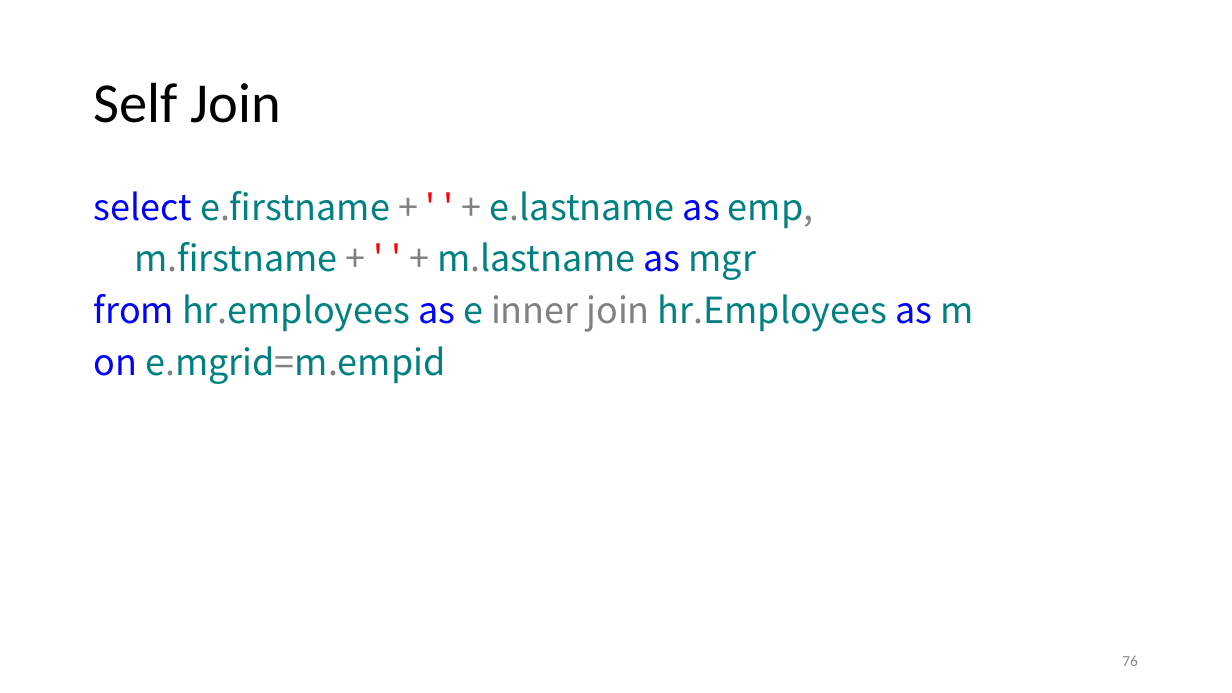
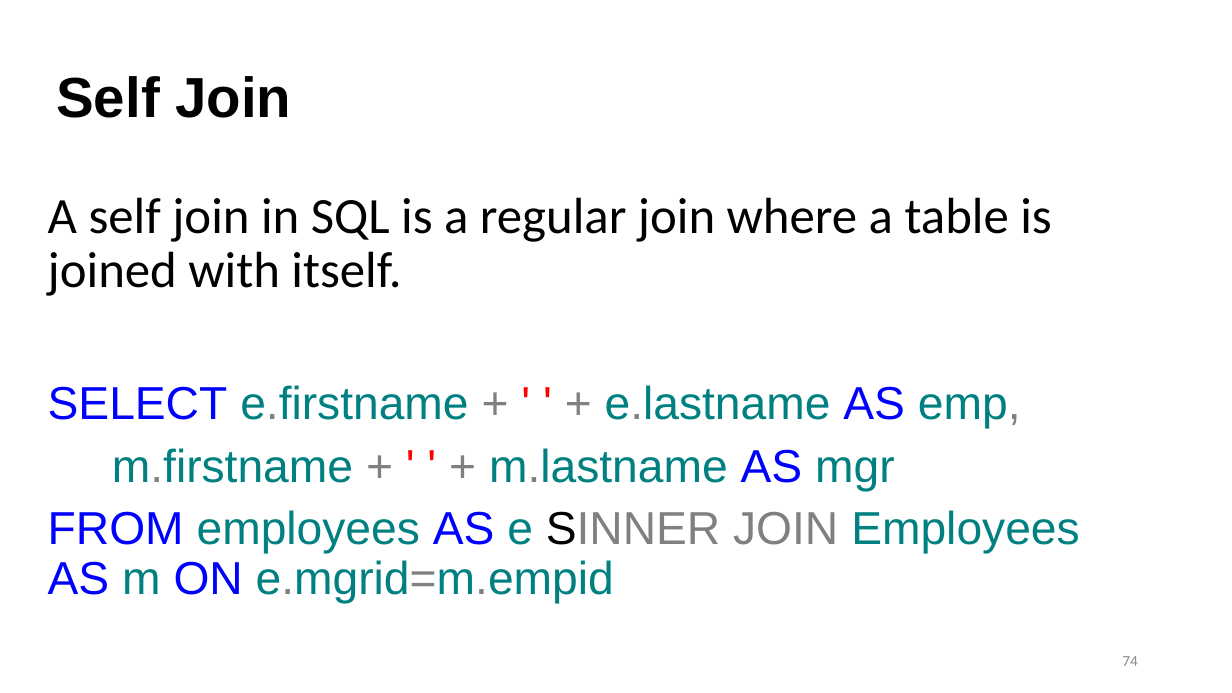
Before and after one commit to hgao62/sql_tutorial, a slide deck: slide 74 of SQL_PPT_2025.pptx (slide 76 before the commit). Drawn at 1232x693 pixels with LibreOffice and Linux fonts; fonts in the diff are those of the drawing. Boxes give left, top, right and bottom in pixels: in the first picture for what was removed or moved away, otherwise in the second. Text is boxed around its words. In the diff, an @@ line names an element or a change of style, - is before the commit and + after.

```diff
--- a/SQL_PPT_2025.pptx
+++ b/SQL_PPT_2025.pptx
@@ title "Self Join": place and size @@
-title "Self Join" at (94,82,281,123)
+title "Self Join" at (56,76,291,118)
@@ title "Self Join" at (56,76,291,118): font Calibri to Arial, bold on @@
@@ text at (48,197,1079,604): text changed; size 28 to 36 pt; font Noto Sans CJK SC to Arial @@
-select e.firstname + ' ' + e.lastname as emp,
-m.firstname + ' ' + m.lastname as mgr
-from hr.employees as e inner join hr.Employees as m
-on e.mgrid=m.empid
+A self join in SQL is a regular join where a table is joined with itself.
+SELECT e.firstname + ' ' + e.lastname AS emp,
+m.firstname + ' ' + m.lastname AS mgr
+FROM employees AS e SINNER JOIN Employees AS m ON e.mgrid=m.empid
@@ page number at (1122,656,1138,666): text changed @@
-76
+74
```
Also in this commit, not shown: 75 other slides changed, 1 slide added, 9 slides removed, 2 other files.
